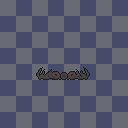
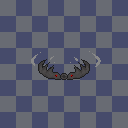
Before/after of a 128×128 layered artwork. What changed in the layer stack:
hid group "7" (1st of 2) (1 layers) over [31, 62, 90, 80]
painted on "7" (2nd of 2, in "7") over [31, 62, 90, 80]
showed group "2" (1 layers) over [31, 51, 101, 80]
